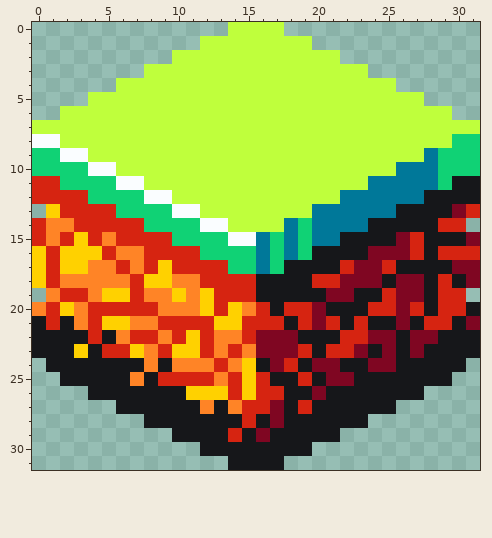
Two states of a pixel-art sprite, assets/tiles/grass_darkbottom.png. That is the earlier state.
The file is 32x32 pixels.
Now the later version:
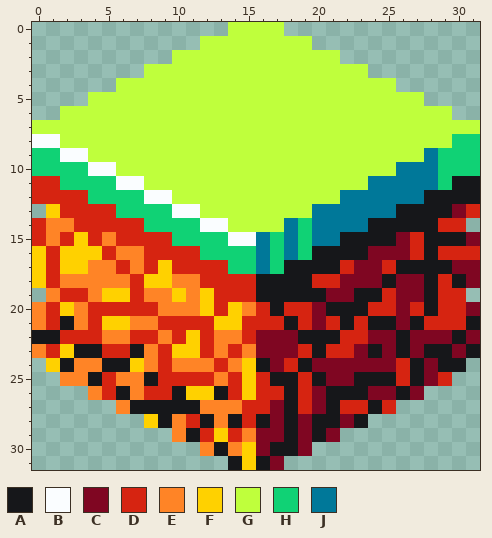
Palette (. is transparent): A #16171a  B #fafdff  C #7f0622  D #d62411  E #ff8426  F #ffd100  G #bfff3c  H #10d275  J #007899
Commit: Earthquake fixes + redid texture to make it more simple
What changed:
y 20: x 31 A -> C
y 21: x 0 A -> E; x 30..31 AC -> DA
y 22: x 2..3 AA -> DD; x 5 A -> E; x 29 A -> C; x 31 A -> C
y 23: x 0..3 AAAF -> EDFA; x 7 F -> A; x 30 A -> C
y 24: x 1 A -> F; x 3..4 AA -> EE; x 7 A -> F; x 9 A -> D; x 22..23 AA -> CC; x 26 A -> D; x 28 A -> C
y 25: x 2..3 AA -> EE; x 5..6 AA -> DE; x 26 A -> D; x 28..29 AA -> CD
y 26: x 4..5 AA -> ED; x 7..9 AAA -> EDD; x 13 F -> A; x 19 A -> D; x 24..25 AA -> CC; x 27 A -> C
y 27: x 6 A -> E; x 13 A -> E; x 20 A -> C; x 22..23 AA -> DD; x 25 A -> D
y 28: x 8 A -> F; x 10..11 AA -> ED; x 13 A -> E; x 19 A -> C; x 22 A -> C
y 29: x 10 A -> E; x 12..13 AA -> DF; x 15 A -> E; x 17 A -> C; x 19 A -> C; x 21 A -> C
y 30: x 12 A -> E; x 14..16 AAA -> EFC; x 19 A -> C
y 31: x 15 A -> F; x 17 A -> C
Pixel boxes of the changes (left, top, right, bottom) in both pictures:
changed: (32, 302, 480, 470)
